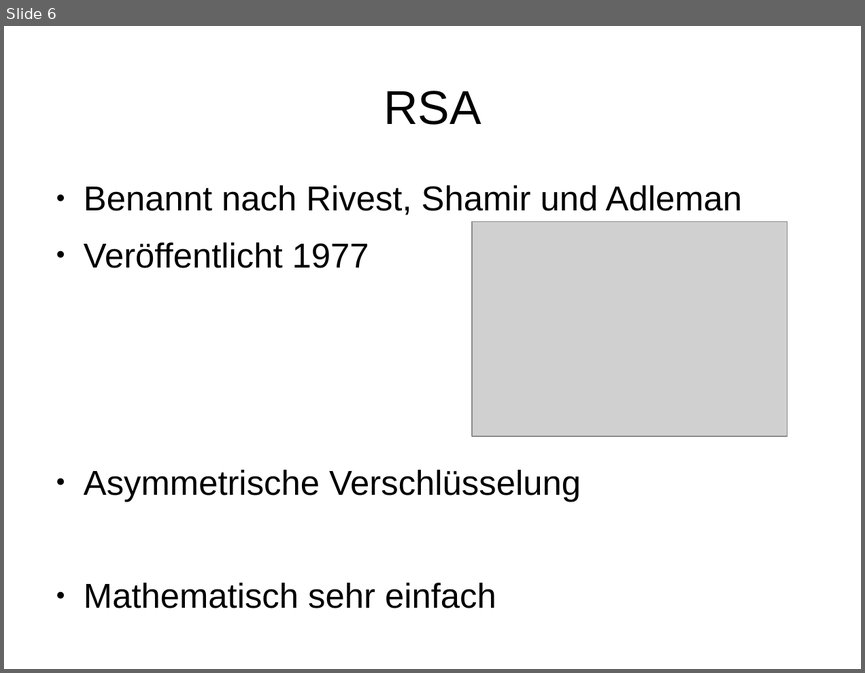
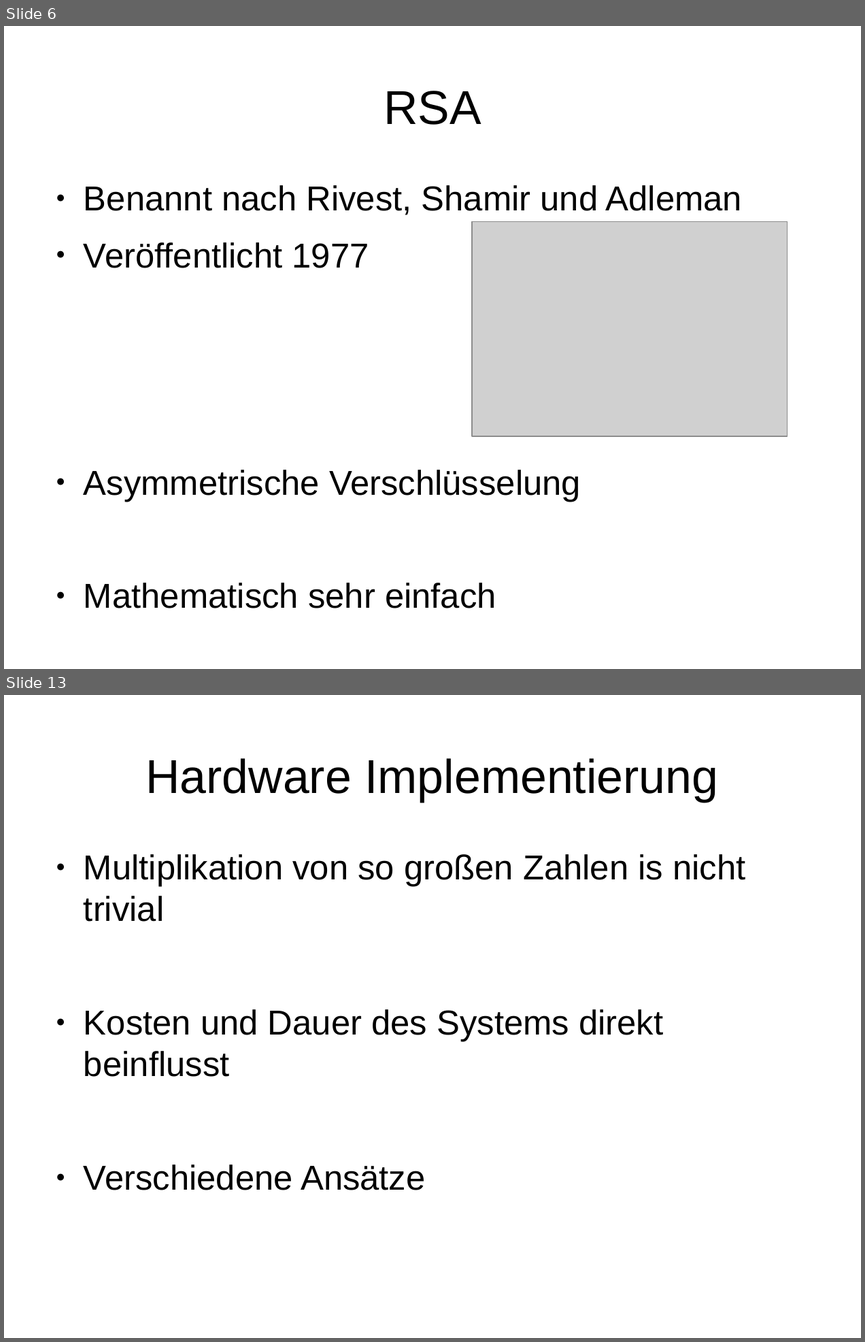
Before and after one commit to stadler-tom/schreibzeug, a slide deck: Presentation/Hauptseminar_RSA.odp. Shown one above the other, each under a label of ours: slide 6 before the commit, slides 6 and 13 after it; the slides between them are not shown. The pictures are 865x673 and 865x1342 pixels, drawn with LibreOffice and Linux fonts; fonts in the diff are those of the drawing; grey boxes stand for pictures. Boxes give left, top, right and bottom in pixels: in the first picture for what was removed or moved away, otherwise in the second. Text is boxed around its words. In the diff, an @@ line names an element or a change of style, - is before the commit and + after.

```diff
--- a/Presentation/Hauptseminar_RSA.odp
+++ b/Presentation/Hauptseminar_RSA.odp
@@ slide 13 added at [4, 695, 861, 1338], background #FFFFFF @@
@@ title added at [145, 758, 718, 802], 44 pt, text #000000 @@
+Hardware Implementierung
@@ text added at [84, 854, 745, 1190], 32 pt, text #000000 @@
+● Multiplikation von so großen Zahlen is nicht trivial
+● Kosten und Dauer des Systems direkt beinflusst
+● Verschiedene Ansätze
```
Also in this commit, not shown: 2 slides changed, 11 other slides added, 3 slides removed, 1 other file.
